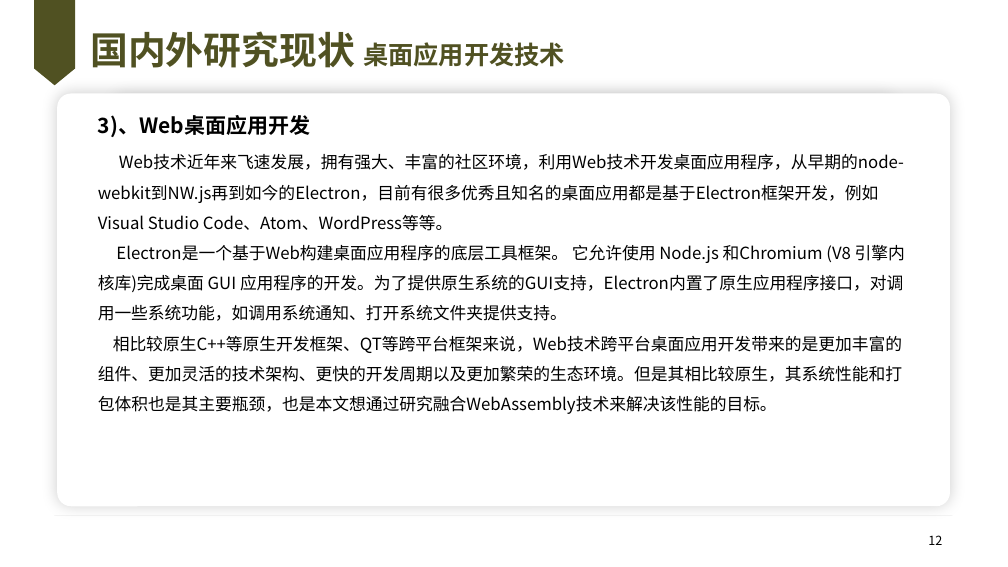
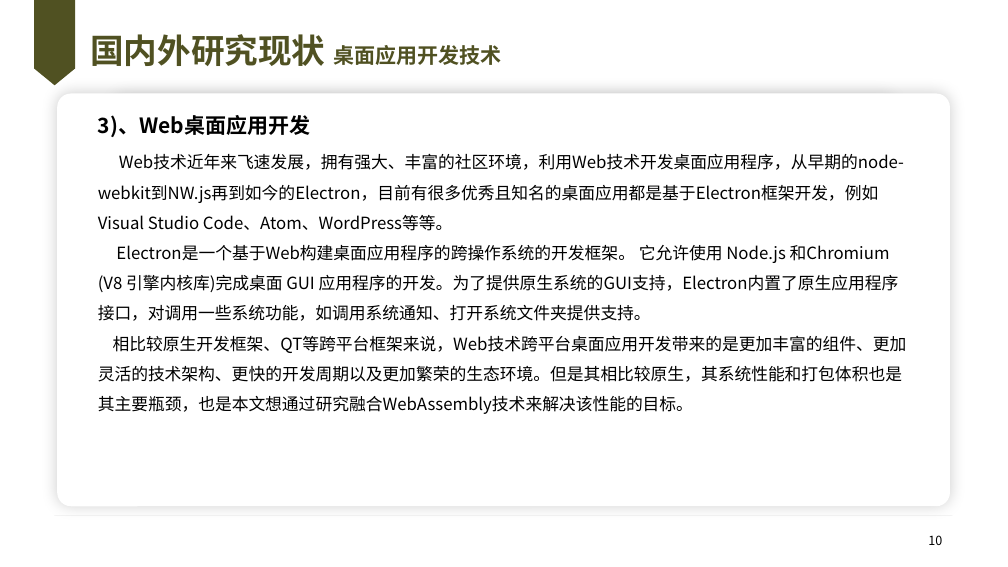
Before and after one commit to knoxnoe/GraduationProject, a slide deck: slide 10 of doc/paper/缑通旺-开题.pptx (slide 12 before the commit). Drawn at 1008x567 pixels with LibreOffice and Linux fonts; fonts in the diff are those of the drawing; background and template pictures are left out. Boxes give left, top, right and bottom in pixels: in the first picture for what was removed or moved away, otherwise in the second. Text is boxed around its words. In the diff, an @@ line names an element or a change of style, - is before the commit and + after.

Commit message:
chore: ppt update

```diff
--- a/doc/paper/缑通旺-开题.pptx
+++ b/doc/paper/缑通旺-开题.pptx
@@ title "国内外研究现状 桌面应用开发技术" at (90, 34, 501, 66): size 36 to 32 pt in "国内外研究现状"; size 24 to 20 pt in "桌面应用开发技术" @@
@@ text at (98, 245, 907, 414): text changed @@
-Electron是一个基于Web构建桌面应用程序的底层工具框架。 它允许使用 Node.js 和Chromium (V8 引擎内核库)完成桌面 GUI 应用程序的开发。为了提供原生系统的GUI支持，Electron内置了原生应用程序接口，对调用一些系统功能，如调用系统通知、打开系统文件夹提供支持。
-相比较原生C++等原生开发框架、QT等跨平台框架来说，Web技术跨平台桌面应用开发带来的是更加丰富的组件、更加灵活的技术架构、更快的开发周期以及更加繁荣的生态环境。但是其相比较原生，其系统性能和打包体积也是其主要瓶颈，也是本文想通过研究融合WebAssembly技术来解决该性能的目标。
+Electron是一个基于Web构建桌面应用程序的跨操作系统的开发框架。 它允许使用 Node.js 和Chromium (V8 引擎内核库)完成桌面 GUI 应用程序的开发。为了提供原生系统的GUI支持，Electron内置了原生应用程序接口，对调用一些系统功能，如调用系统通知、打开系统文件夹提供支持。
+相比较原生开发框架、QT等跨平台框架来说，Web技术跨平台桌面应用开发带来的是更加丰富的组件、更加灵活的技术架构、更快的开发周期以及更加繁荣的生态环境。但是其相比较原生，其系统性能和打包体积也是其主要瓶颈，也是本文想通过研究融合WebAssembly技术来解决该性能的目标。
@@ page number at (928, 535, 942, 545): text changed @@
-12
+10
```
Also in this commit, not shown: 29 other slides changed, 1 slide added, 2 slides removed.
